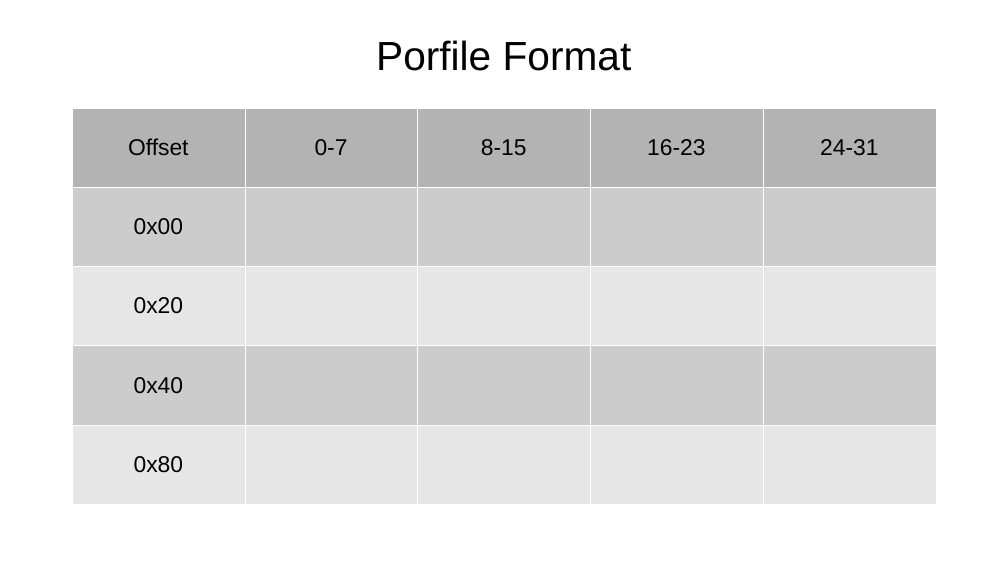
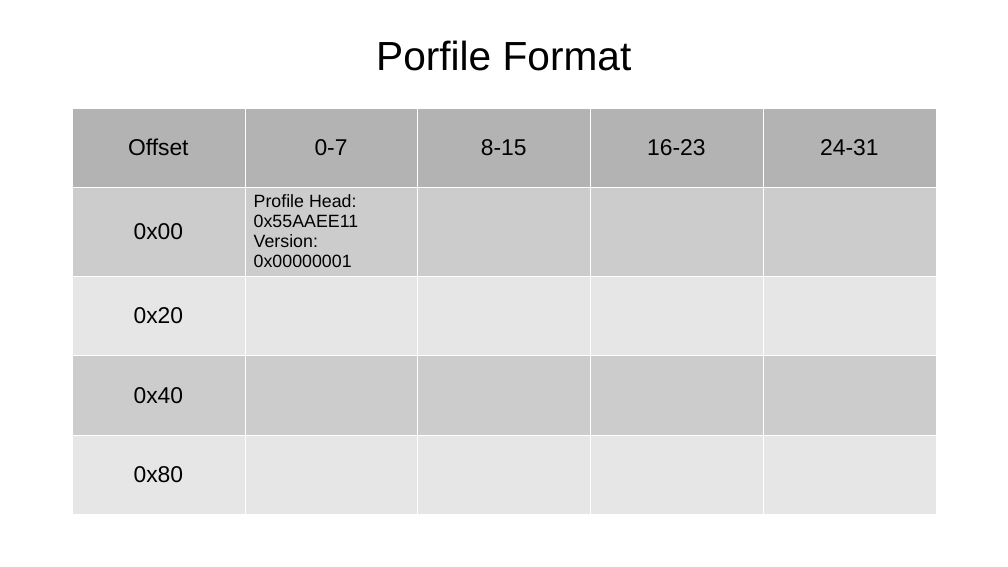
Before and after one commit to tomjpsun/obsidianVaults, a slide deck: slide 5 of DM9051A OTP 燒錄專案/8051A OTP GUI.odp. Drawn at 1008x567 pixels with LibreOffice and Linux fonts; fonts in the diff are those of the drawing. Boxes give left, top, right and bottom in pixels: in the first picture for what was removed or moved away, otherwise in the second. Text is boxed around its words. In the diff, an @@ line names an element or a change of style, - is before the commit and + after.

Commit message:
vault backup: 2023-12-15 09:15:43
Affected files:
DM9051A OTP 燒錄專案/.~lock.8051A OTP GUI.odp#
DM9051A OTP 燒錄專案/8051A OTP GUI.odp

```diff
--- a/DM9051A OTP 燒錄專案/8051A OTP GUI.odp
+++ b/DM9051A OTP 燒錄專案/8051A OTP GUI.odp
@@ table at box(72, 108, 937, 514) @@
-row 2, column 2: 
+row 2, column 2: Profile Head: / 0x55AAEE11 / Version: / 0x00000001
```
Also in this commit, not shown: 1 other file.
